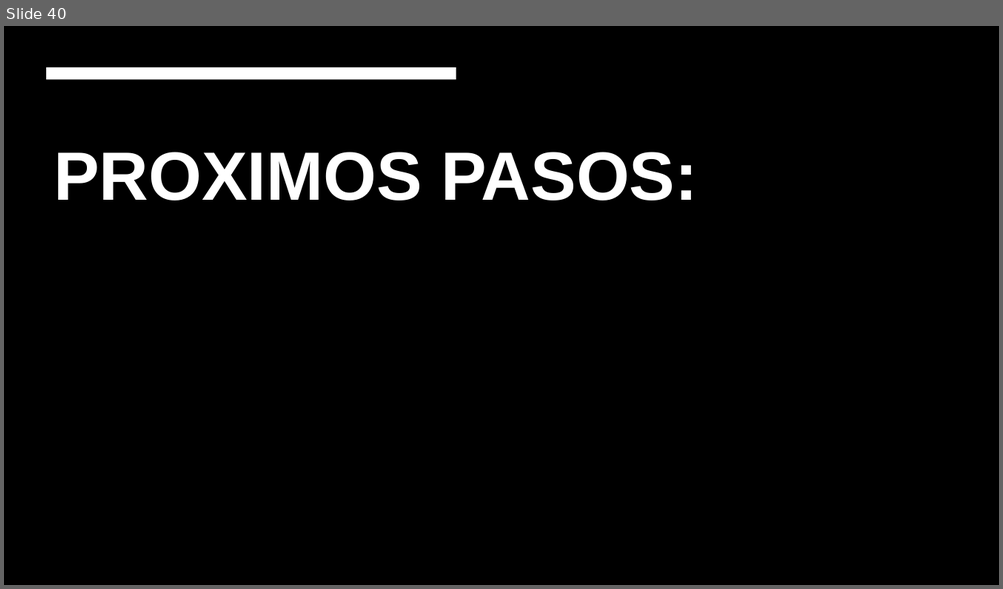
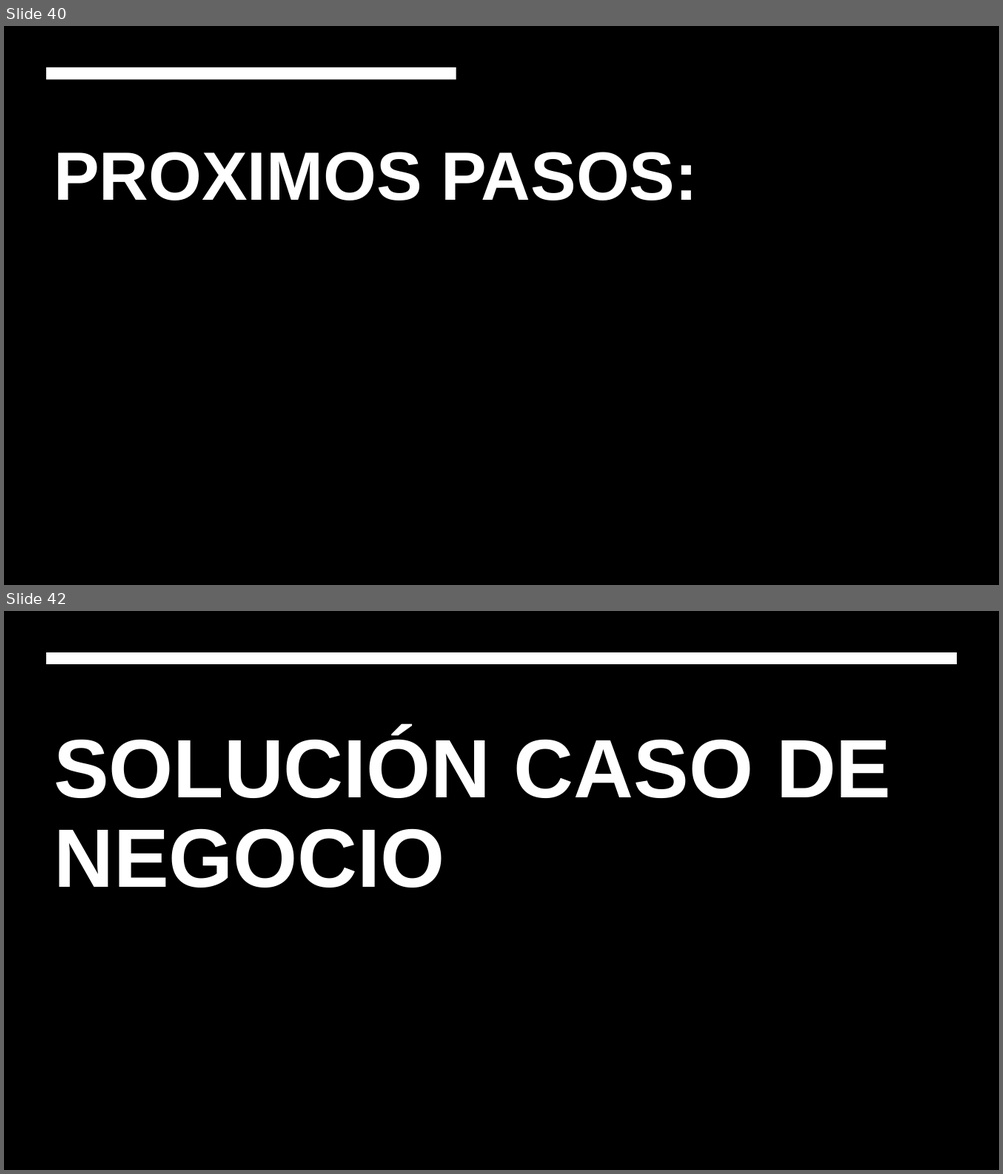
Before and after one commit to EnriqRP/PowerBI, a slide deck: 05 - FicherosInforme/Analítica de datos - Sesion 08 FINAL.pptx. Shown one above the other, each under a label of ours: slide 40 before the commit, slides 40 and 42 after it; the slides between them are not shown. The pictures are 1003x589 and 1003x1174 pixels, drawn with LibreOffice and Linux fonts; fonts in the diff are those of the drawing; background and template pictures are left out. Boxes give left, top, right and bottom in pixels: in the first picture for what was removed or moved away, otherwise in the second. Text is boxed around its words. In the diff, an @@ line names an element or a change of style, - is before the commit and + after.

```diff
--- a/05 - FicherosInforme/Analítica de datos - Sesion 08 FINAL.pptx
+++ b/05 - FicherosInforme/Analítica de datos - Sesion 08 FINAL.pptx
@@ slide 42 added at [4, 611, 999, 1170], background picture (left out) @@
@@ freeform shape added at [46, 652, 957, 665], fill #FFFFFF @@
@@ title added at [54, 732, 891, 888], 80 pt, text #FFFFFF, bold @@
+SOLUCIÓN CASO DE NEGOCIO
```
Also in this commit, not shown: 2 slides changed, 3 other slides added, 1 other file.
